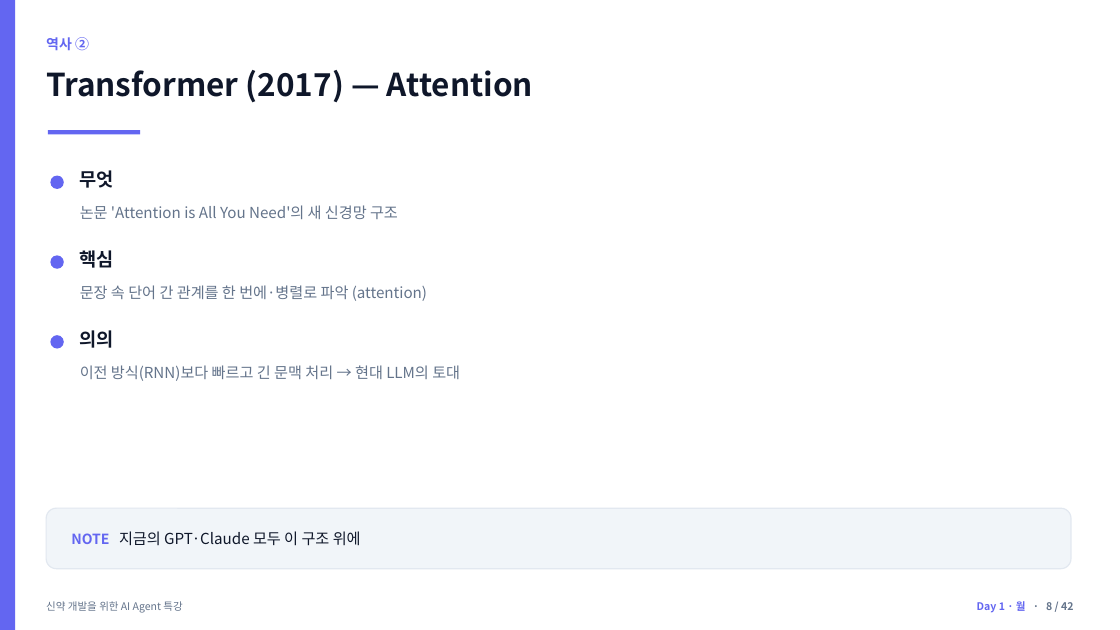
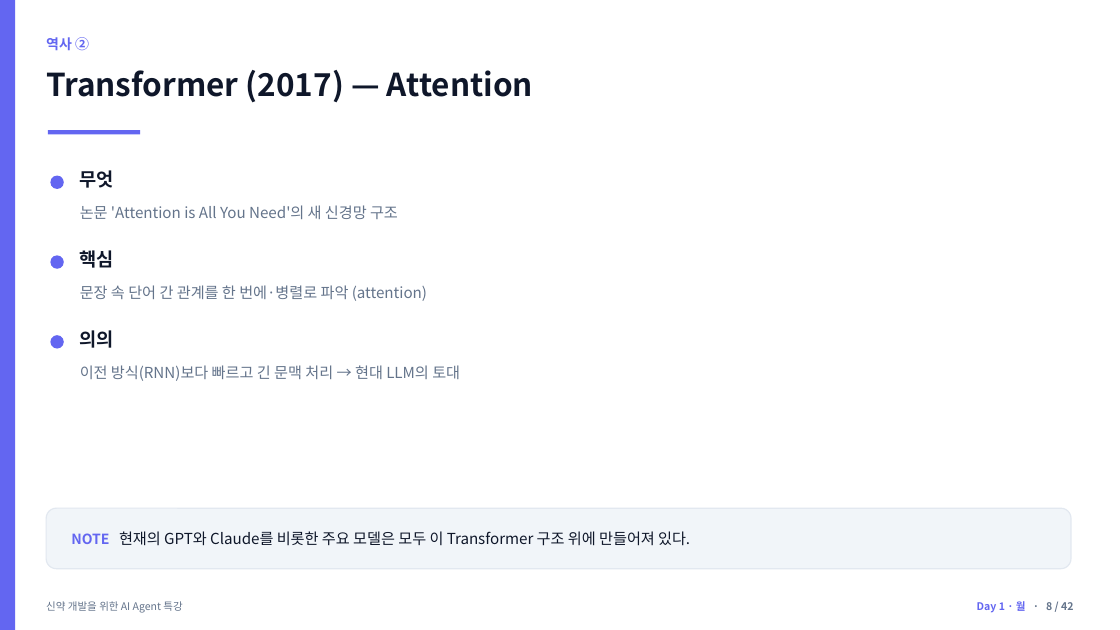
Before and after one commit to jyshin-22/wku-ai-agent-program, a slide deck: slide 8 of slides/day1.pptx. Drawn at 1120x630 pixels with LibreOffice and Linux fonts; fonts in the diff are those of the drawing. Boxes give left, top, right and bottom in pixels: in the first picture for what was removed or moved away, otherwise in the second. Text is boxed around its words. In the diff, an @@ line names an element or a change of style, - is before the commit and + after.

```diff
--- a/slides/day1.pptx
+++ b/slides/day1.pptx
@@ text at (71, 531, 690, 546): text changed @@
-NOTE 지금의 GPT·Claude 모두 이 구조 위에
+NOTE 현재의 GPT와 Claude를 비롯한 주요 모델은 모두 이 Transformer 구조 위에 만들어져 있다.
```
Also in this commit, not shown: 25 other slides changed, 10 other files.
